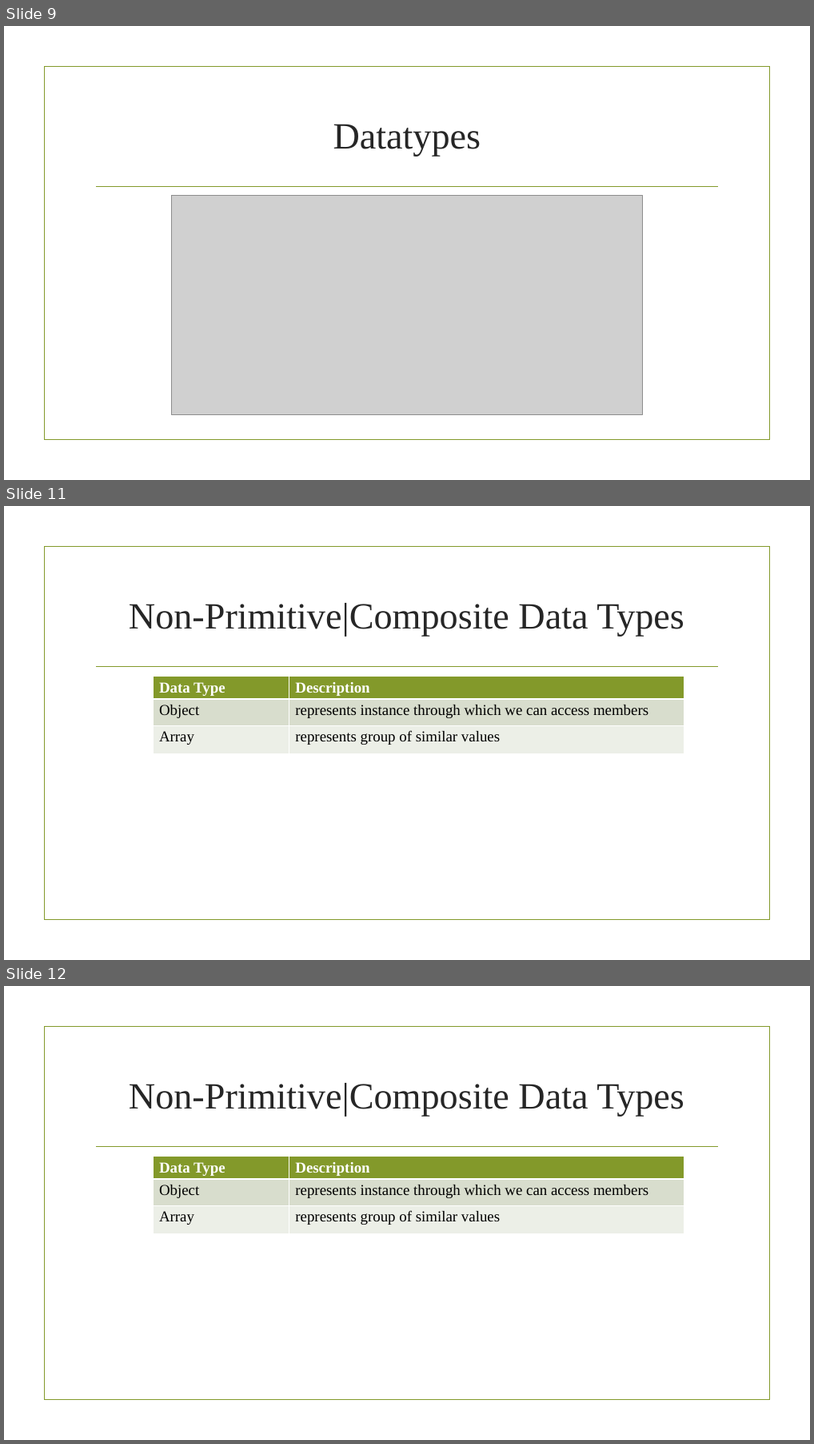
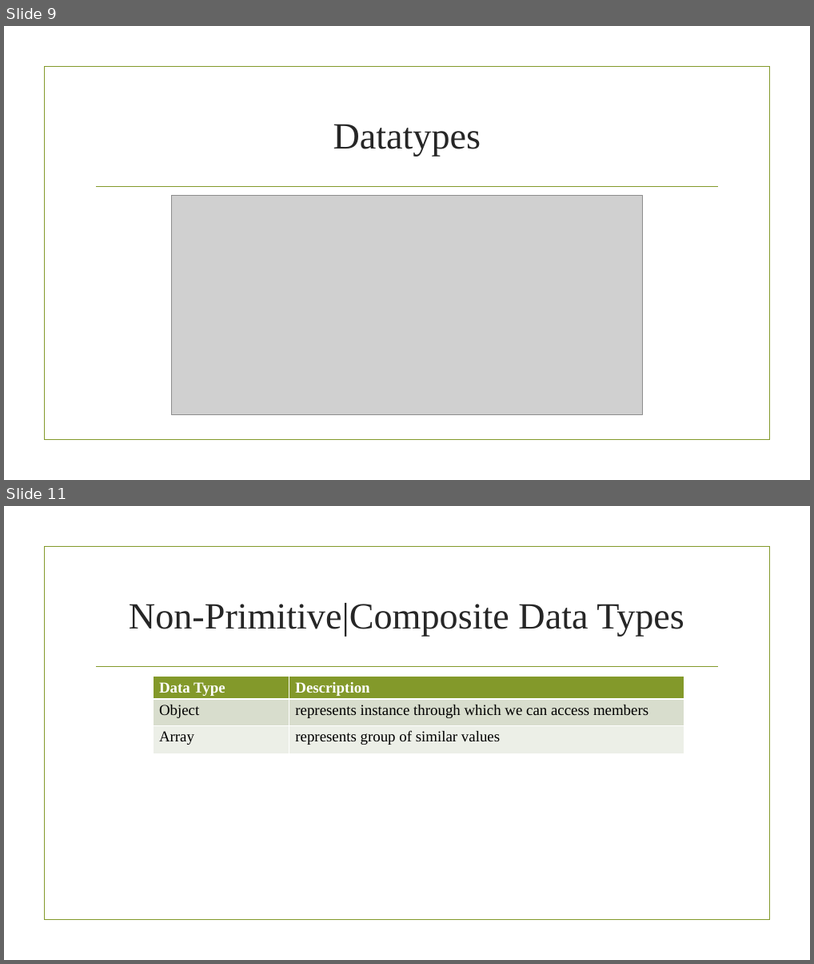
Before and after one commit to sagarshrestha81/bca-2081, a slide deck: js.pptx. Shown one above the other, each under a label of ours: slides 9, 11 and 12 before the commit, slides 9 and 11 after it; the slides between them are not shown. The pictures are 814x1444 and 814x964 pixels, drawn with LibreOffice and Linux fonts; fonts in the diff are those of the drawing; grey boxes stand for pictures; background and template pictures are left out. Boxes give left, top, right and bottom in pixels: in the first picture for what was removed or moved away, otherwise in the second. Text is boxed around its words. In the diff, an @@ line names an element or a change of style, - is before the commit and + after.

```diff
--- a/js.pptx
+++ b/js.pptx
@@ slide 11 removed at [4, 506, 810, 960], background picture (left out); not listed: 2 template elements that a slide beside it also shows @@
@@ title removed at [129, 603, 685, 636] @@
-Non-Primitive|Composite Data Types
@@ table removed at [154, 676, 685, 755], 3 rows, 2 columns @@
-Data Type | Description
-Object | represents instance through which we can access members
-Array | represents group of similar values
@@ what was slide 12 is now slide 11 @@
```
Also in this commit, not shown: 2 slides changed, 39 other files.
